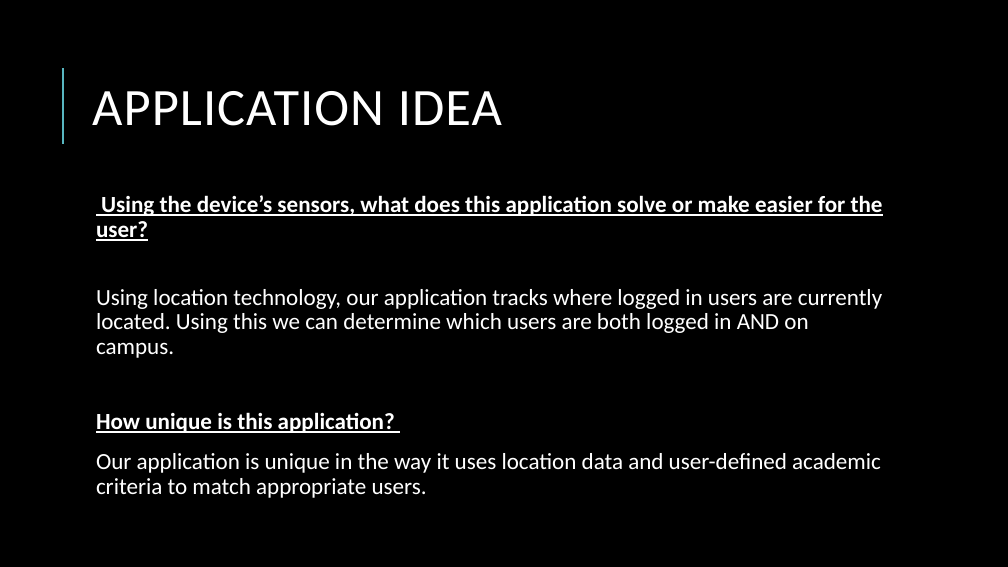
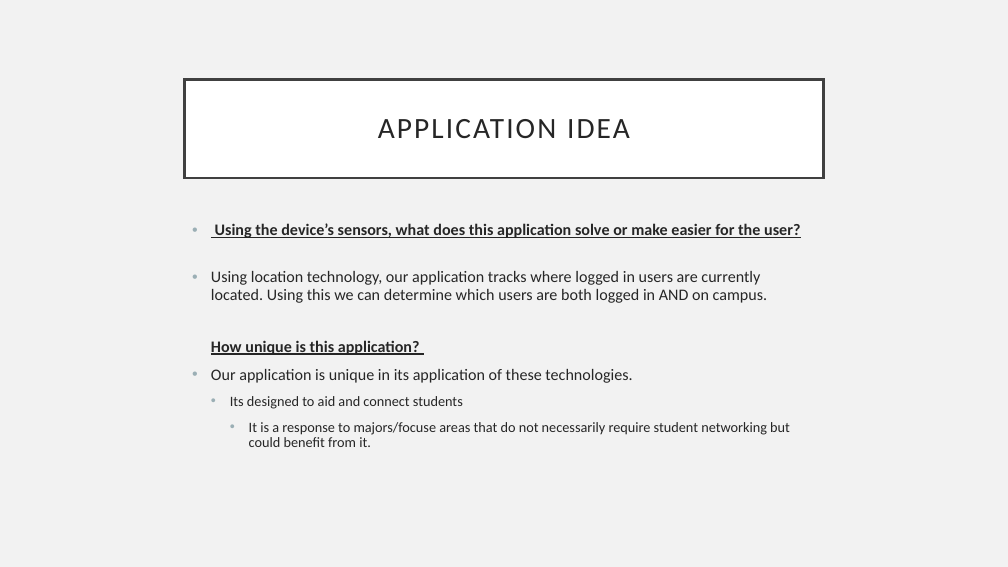
Before and after one commit to Randy424/MobileProgrammingProject1, a slide deck: slide 4 of mobile_pres_1.pptx. Drawn at 1008x567 pixels with LibreOffice and Linux fonts; fonts in the diff are those of the drawing. Boxes give left, top, right and bottom in pixels: in the first picture for what was removed or moved away, otherwise in the second. Text is boxed around its words. In the diff, an @@ line names an element or a change of style, - is before the commit and + after.

```diff
--- a/mobile_pres_1.pptx
+++ b/mobile_pres_1.pptx
@@ background #000000 to #F2F2F2 @@
@@ line removed from (63, 144) to (63, 68) @@
@@ title "APPLICATION IDEA": place and size @@
-title "APPLICATION IDEA" at box(92, 91, 502, 126)
+title "APPLICATION IDEA" at box(185, 79, 823, 178)
@@ title "APPLICATION IDEA" at box(185, 79, 823, 178): size 50 to 28 pt, text colour #FFFFFF to #262626, letter spacing 1 to 2 pt; alignment left to centre; line spacing 0.8 to 0.9; fill none to #FFFFFF; outline none to #404040 2.5 pt @@
@@ text "Using the device’s sensors, what ...": place and size @@
-text "Using the device’s sensors, what ..." at box(96, 195, 883, 498)
+text "Using the device’s sensors, what ..." at box(211, 223, 800, 447)
@@ text at box(211, 223, 800, 355): size 22 to 15.3 pt, text colour #FFFFFF to #262626 in "Using the device’s sensors, what does this ...", "Using location technology, our application tracks where ..."; bullet   to •; less space between paragraphs; bullet colour #58B6C0 to #9BAFB5 @@
@@ text at box(211, 369, 790, 447): text changed; size 22 to 13.6 pt; text colour #FFFFFF to #262626 @@
-  Our application is unique in the way it uses location data and user-defined academic criteria to match appropriate users.
+• Our application is unique in its application of these technologies.
+  • Its designed to aid and connect students
+    • It is a response to majors/focuse areas that do not necessarily require student networking but could benefit from it.
```
Also in this commit, not shown: 6 other slides changed, 1 slide added, 1 other file.
